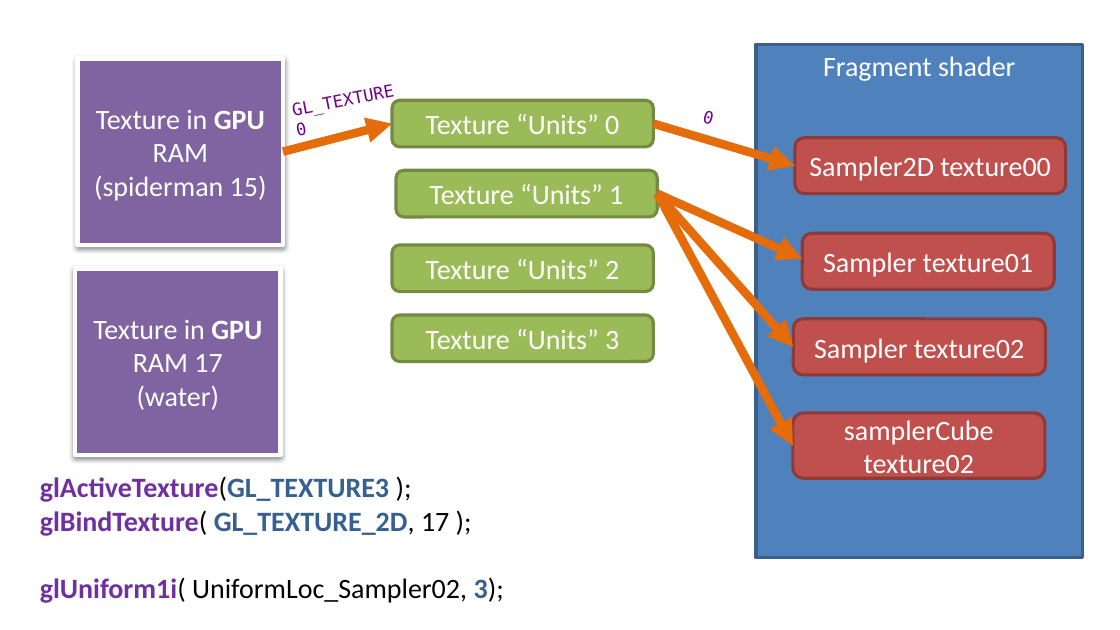
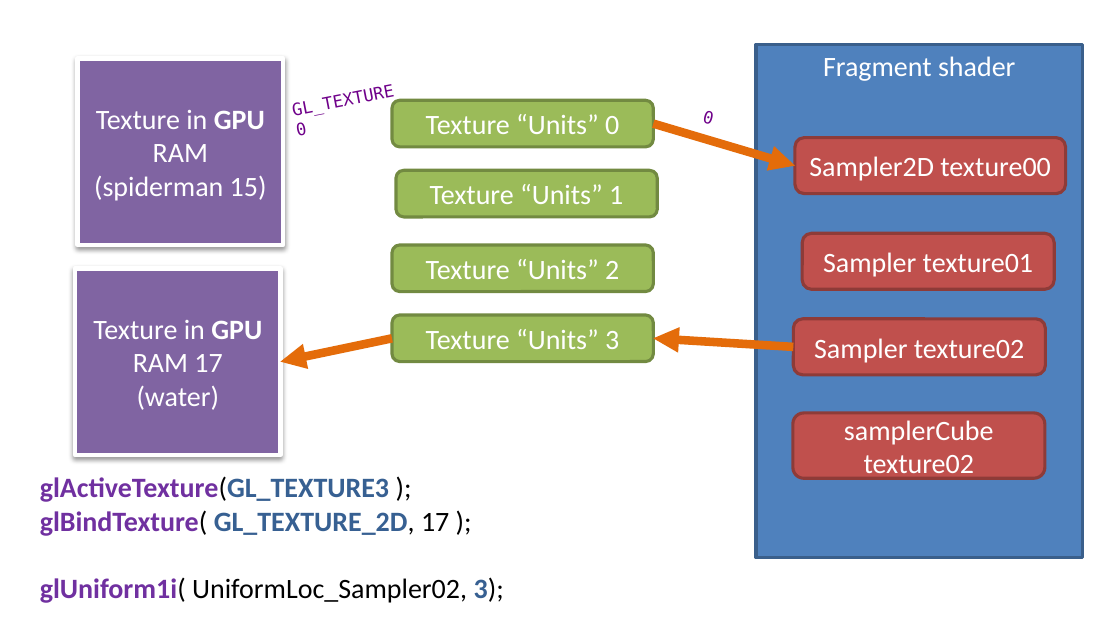
Before and after one commit to FeeneyCodes/INFO3111S23, a slide deck: slide 7 of Daily_Lectures/Day10 (textures, part 1)/INFO3111_S20_Day_10_Texture_mapping (code on last slide).pptx. Drawn at 1120x630 pixels with LibreOffice and Linux fonts; fonts in the diff are those of the drawing. Boxes give left, top, right and bottom in pixels: in the first picture for what was removed or moved away, otherwise in the second. Text is boxed around its words. In the diff, an @@ line names an element or a change of style, - is before the commit and + after.

```diff
--- a/Daily_Lectures/Day10 (textures, part 1)/INFO3111_S20_Day_10_Texture_mapping (code on last slide).pptx
+++ b/Daily_Lectures/Day10 (textures, part 1)/INFO3111_S20_Day_10_Texture_mapping (code on last slide).pptx
@@ arrow removed from (657, 194) to (793, 347) @@
@@ arrow removed from (657, 194) to (793, 446) @@
@@ arrow moved from (283, 151) - (392, 123) to (392, 338) - (280, 362) @@
@@ arrow moved from (657, 194) - (802, 259) to (793, 347) - (653, 338) @@
```
Also in this commit, not shown: 1 other slide changed, 5 other files.
